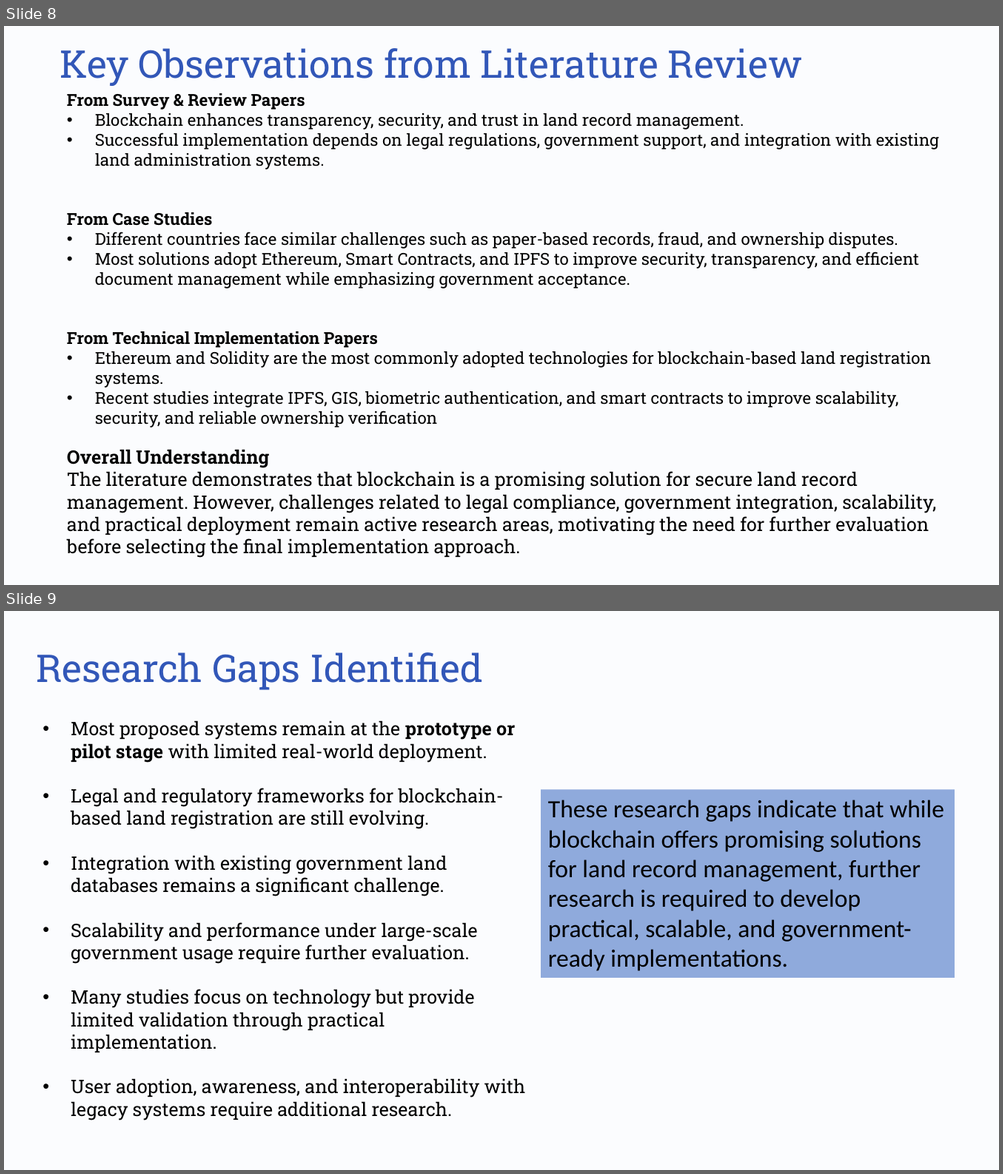
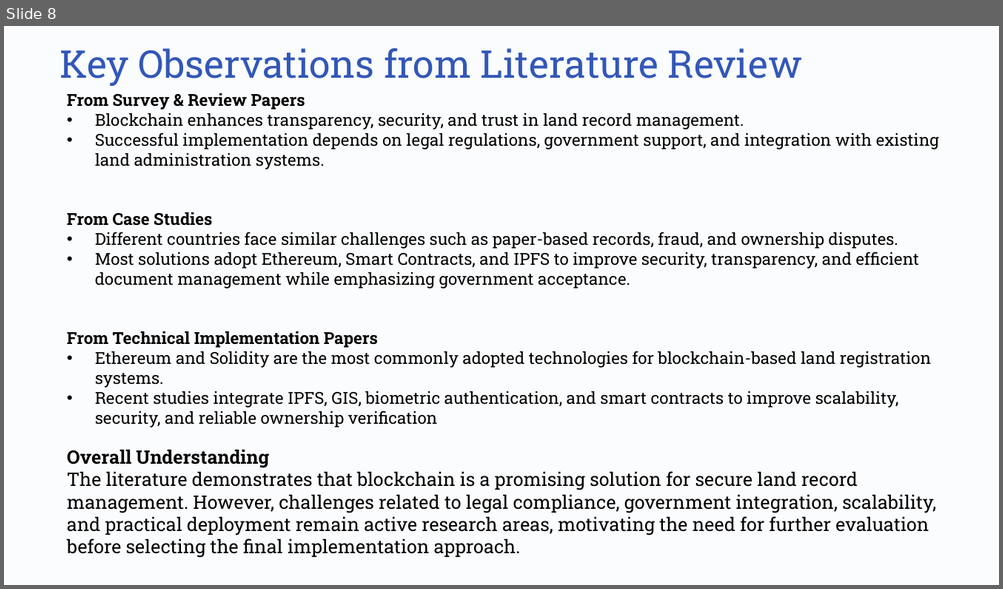
Before and after one commit to mansoorXcoder/bct, a slide deck: doc/T_4_Review_2.pptx. Shown one above the other, each under a label of ours: slides 8 and 9 before the commit, slide 8 after it. The pictures are 1003x1174 and 1003x589 pixels, drawn with LibreOffice and Linux fonts; fonts in the diff are those of the drawing; background and template pictures are left out. Boxes give left, top, right and bottom in pixels: in the first picture for what was removed or moved away, otherwise in the second. Text is boxed around its words. In the diff, an @@ line names an element or a change of style, - is before the commit and + after.

```diff
--- a/doc/T_4_Review_2.pptx
+++ b/doc/T_4_Review_2.pptx
@@ slide 9 removed at <box>4,611,999,1170</box>, background #000000; not listed: 1 template element that a slide beside it also shows @@
@@ text removed at <box>37,652,483,690</box> @@
-Research Gaps Identified
@@ text removed at <box>71,721,526,1121</box> @@
-• Most proposed systems remain at the prototype or pilot stage with limited real-world deployment.
-• Legal and regulatory frameworks for blockchain-based land registration are still evolving.
-• Integration with existing government land databases remains a significant challenge.
-• Scalability and performance under large-scale government usage require further evaluation.
-• Many studies focus on technology but provide limited validation through practical implementation.
-• User adoption, awareness, and interoperability with legacy systems require additional research.
@@ rectangle removed at <box>540,789,954,977</box> @@
-These research gaps indicate that while blockchain offers promising solutions for land record management, further research is required to develop practical, scalable, and government-ready implementations.
```
Also in this commit, not shown: 1 slide changed, 4 slides added, 2 other slides removed, 2 other files.
